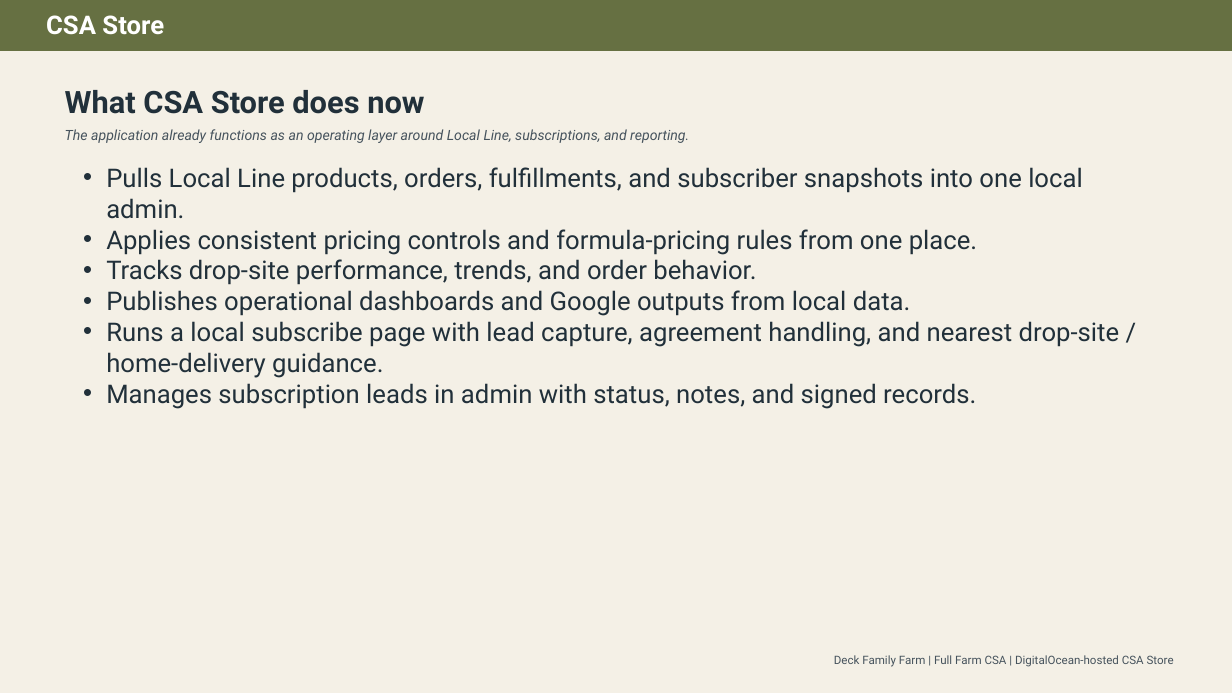
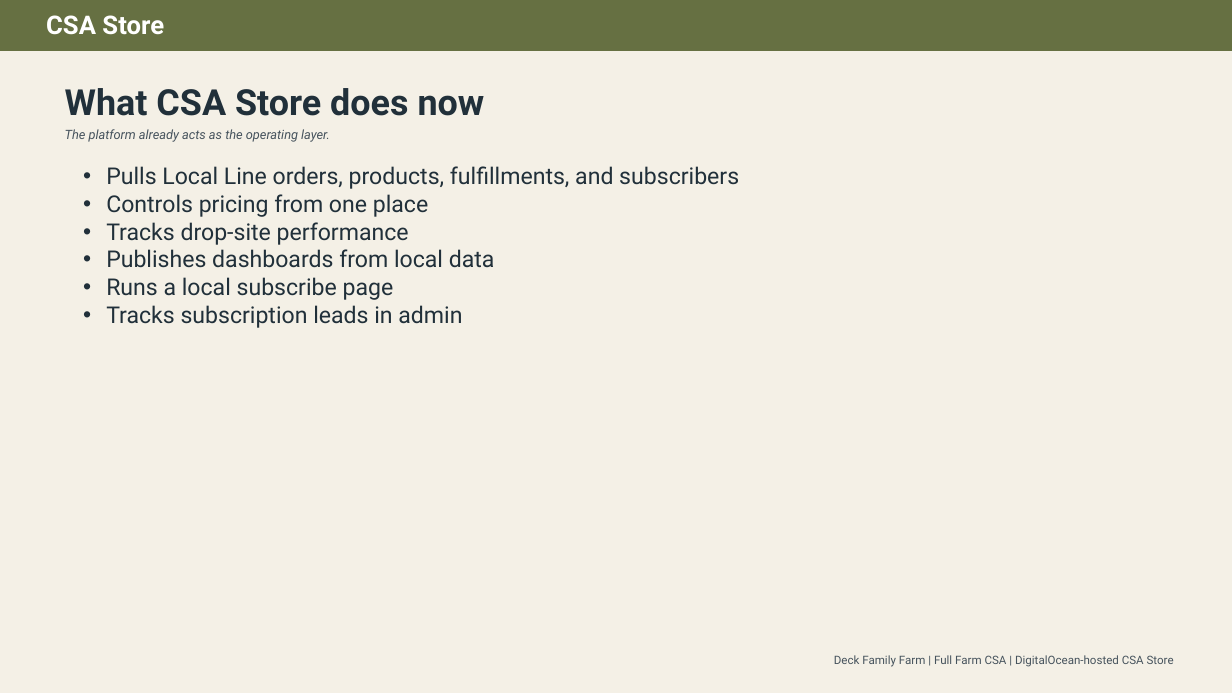
Before and after one commit to deckfamilyfarm/csa-store, a slide deck: slide 3 of docs/csa_store_application_overview_deck.pptx. Drawn at 1232x693 pixels with LibreOffice and Linux fonts; fonts in the diff are those of the drawing. Boxes give left, top, right and bottom in pixels: in the first picture for what was removed or moved away, otherwise in the second. Text is boxed around its words. In the diff, an @@ line names an element or a change of style, - is before the commit and + after.

```diff
--- a/docs/csa_store_application_overview_deck.pptx
+++ b/docs/csa_store_application_overview_deck.pptx
@@ text "What CSA Store does now" at [65, 88, 485, 116]: size 24 to 28 pt @@
@@ text at [65, 129, 330, 142]: text changed; size 11 to 10 pt @@
-The application already functions as an operating layer around Local Line, subscriptions, and reporting.
+The platform already acts as the operating layer.
@@ text at [106, 166, 739, 328]: text changed; size 20 to 18 pt @@
-• Pulls Local Line products, orders, fulfillments, and subscriber snapshots into one local admin.
-• Applies consistent pricing controls and formula-pricing rules from one place.
-• Tracks drop-site performance, trends, and order behavior.
-• Publishes operational dashboards and Google outputs from local data.
-• Runs a local subscribe page with lead capture, agreement handling, and nearest drop-site / home-delivery guidance.
-• Manages subscription leads in admin with status, notes, and signed records.
+• Pulls Local Line orders, products, fulfillments, and subscribers
+• Controls pricing from one place
+• Tracks drop-site performance
+• Publishes dashboards from local data
+• Runs a local subscribe page
+• Tracks subscription leads in admin
```
Also in this commit, not shown: 10 other slides changed, 1 other file.
